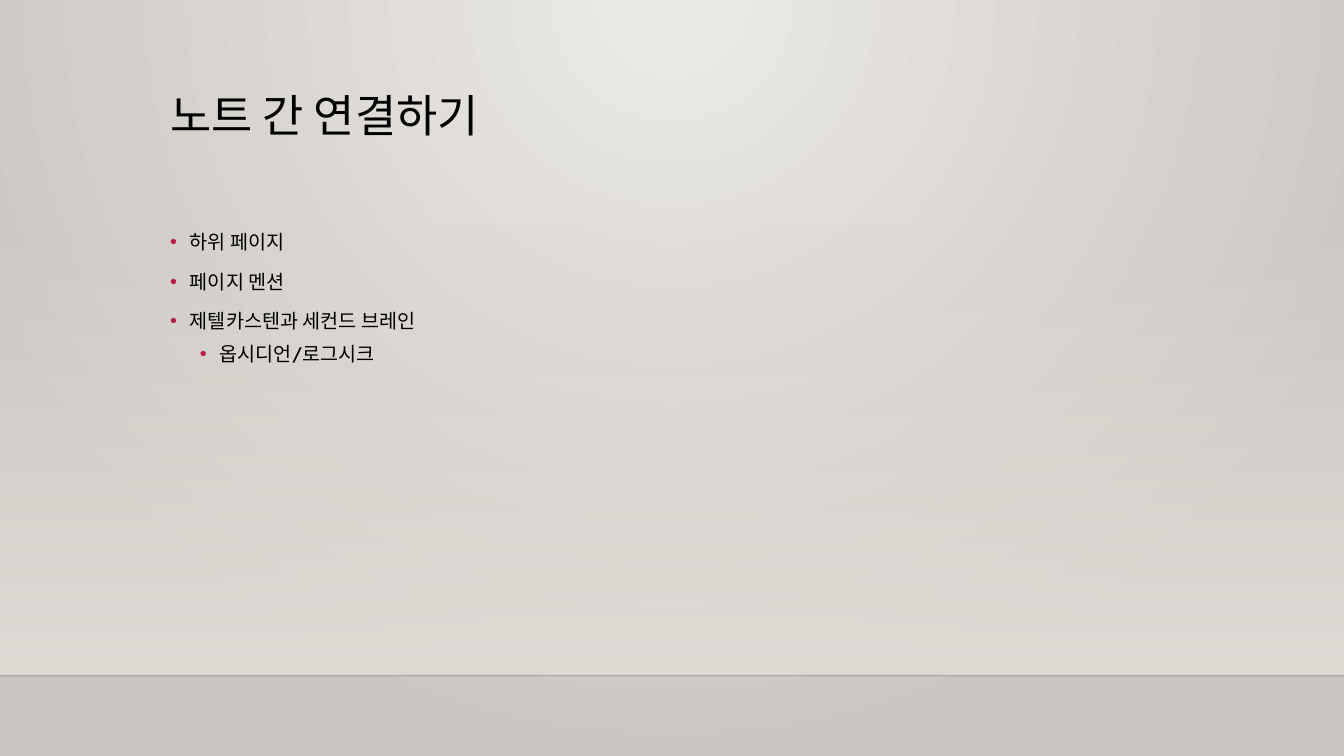
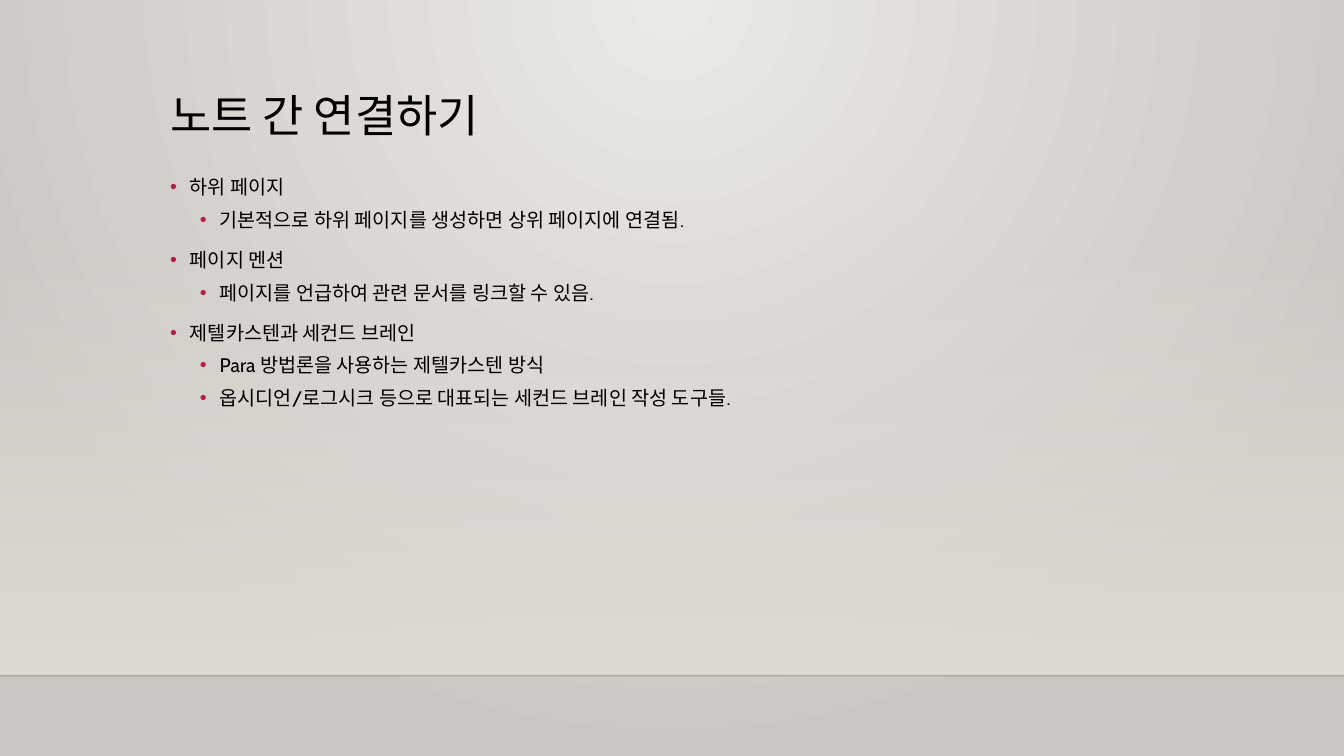
Before and after one commit to m00nlygreat/obsidian-vault, a slide deck: slide 15 of 노코드 엔지니어링/노션으로 랜딩페이지 만들기.pptx (slide 9 before the commit). Drawn at 1344x756 pixels with LibreOffice and Linux fonts; fonts in the diff are those of the drawing; background and template pictures are left out. Boxes give left, top, right and bottom in pixels: in the first picture for what was removed or moved away, otherwise in the second. Text is boxed around its words. In the diff, an @@ line names an element or a change of style, - is before the commit and + after.

Commit message:
백업 완료: 2023-11-25 04:05:16
Affected files:
.obsidian/workspace.json
노코드 엔지니어링/노션으로 랜딩페이지 만들기.md
노코드 엔지니어링/노션으로 랜딩페이지 만들기.pptx
노코드 엔지니어링/노코드 개론.pptx

```diff
--- a/노코드 엔지니어링/노션으로 랜딩페이지 만들기.pptx
+++ b/노코드 엔지니어링/노션으로 랜딩페이지 만들기.pptx
@@ text "하위 페이지": place and size @@
-text "하위 페이지" at (190,232,415,363)
+text "하위 페이지" at (190,177,731,407)
@@ text at (220,210,684,229): paragraph added @@
+  • 기본적으로 하위 페이지를 생성하면 상위 페이지에 연결됨.
@@ text at (220,283,594,302): paragraph added @@
+  • 페이지를 언급하여 관련 문서를 링크할 수 있음.
@@ text at (220,355,731,407): text changed @@
-  • 옵시디언/로그시크
+  • Para 방법론을 사용하는 제텔카스텐 방식
+  • 옵시디언/로그시크 등으로 대표되는 세컨드 브레인 작성 도구들.
```
Also in this commit, not shown: 6 other slides changed, 17 slides added, 3 slides removed, 3 other files.
